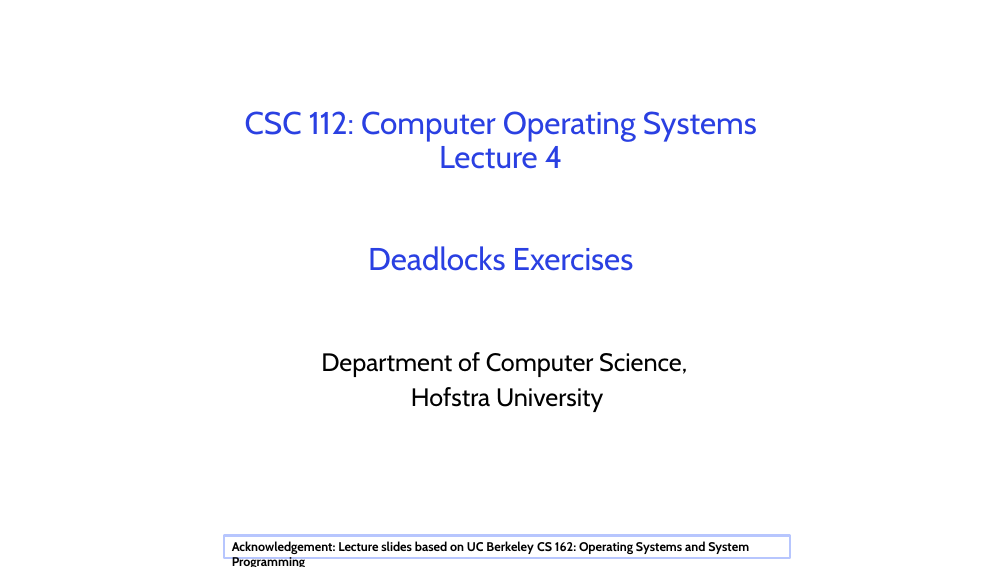
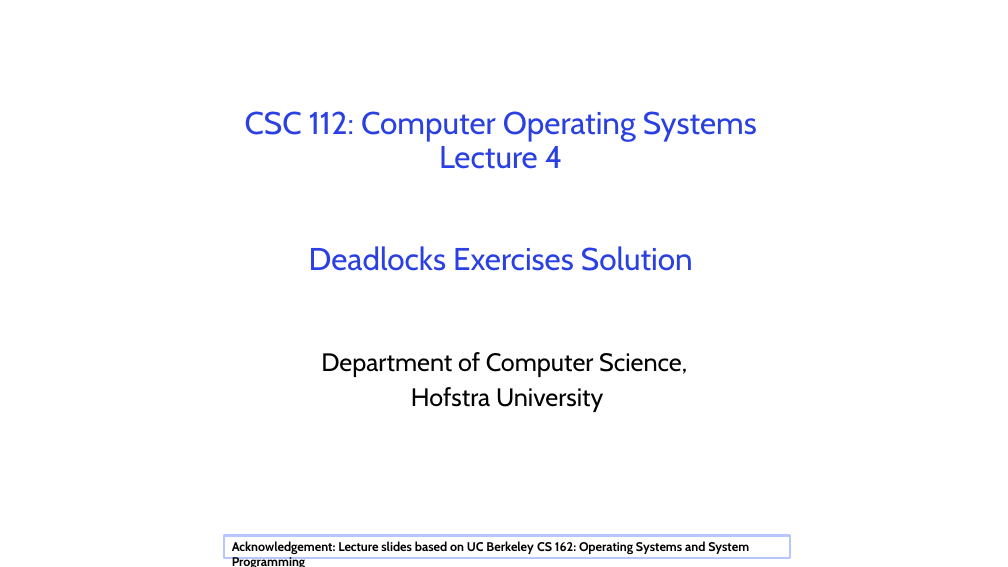
Before and after one commit to guhofstra/CSC256Fa25, a slide deck: slide 1 of PPTs/L4-Exercises ANS.pptx. Drawn at 1008x567 pixels with LibreOffice and Linux fonts; fonts in the diff are those of the drawing. Boxes give left, top, right and bottom in pixels: in the first picture for what was removed or moved away, otherwise in the second. Text is boxed around its words. In the diff, an @@ line names an element or a change of style, - is before the commit and + after.

```diff
--- a/PPTs/L4-Exercises ANS.pptx
+++ b/PPTs/L4-Exercises ANS.pptx
@@ title at (245,111,757,271): text changed @@
-CSC 112: Computer Operating Systems
-Lecture 4
-Deadlocks Exercises
+CSC 112: Computer Operating Systems
+Lecture 4
+Deadlocks Exercises Solution
```
Also in this commit, not shown: 6 other slides changed, 11 slides added, 11 other files.
